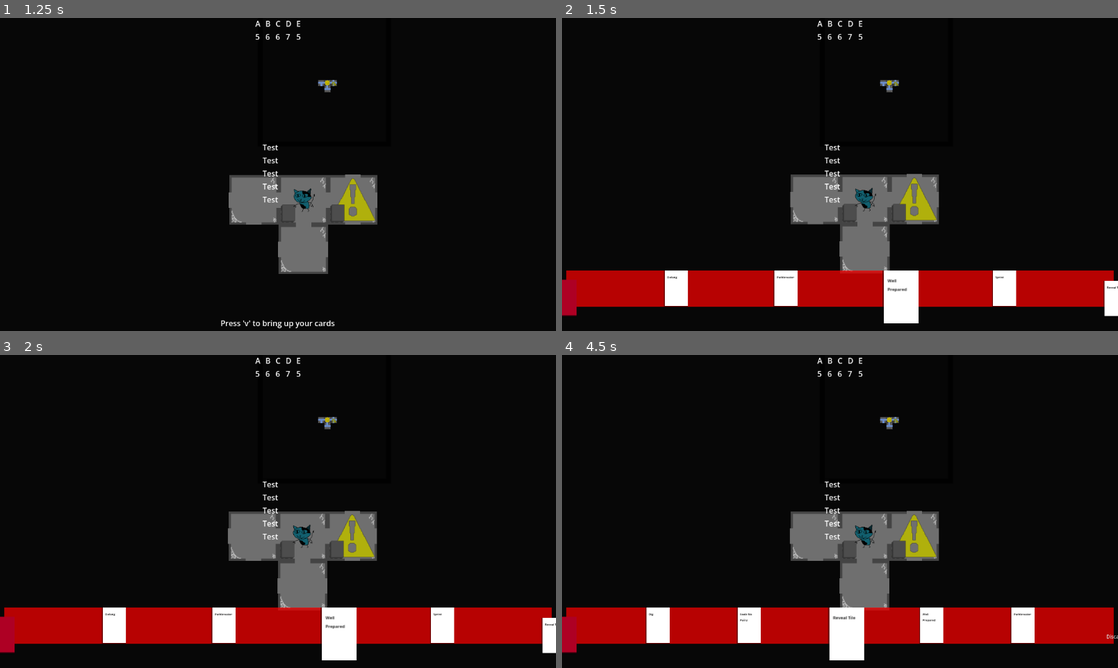
Above: before the commit, frames 1-4 (two rows, left to right).
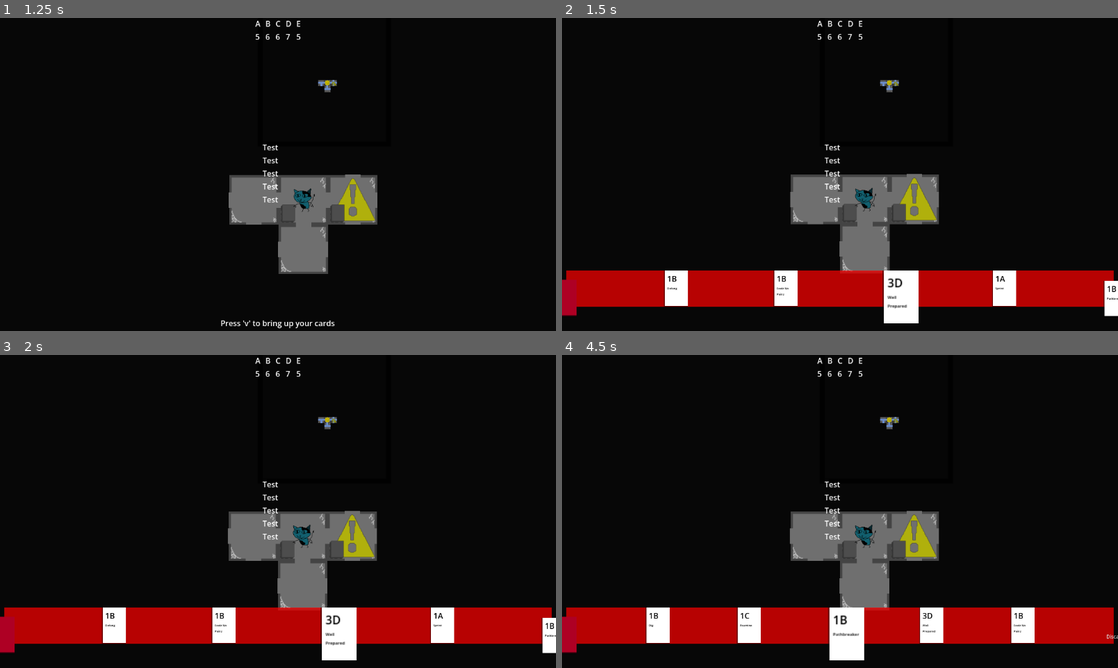
Above: after the commit, the same moments.

Repository: emrysshevek/gameganggame
Game: Godot game, scene res://scenes/GameScene.tscn
Same seed, same stepped clock (60 frames per second), same inputs: the game is played once before the commit and once after it.
Inputs (mouse positions are in pixels of both pictures, inside the frame that each line leads up to):
- Up to frame 1 (1.25 s): tap V (debug_v) at 0.5 s; move the mouse to (250, 237) at 0.52 s; hold W (debug_up) from 0.53 s (still down); tap G (discard) at 0.6 s; click (250, 237) at 0.67 s
- Up to frame 2 (1.5 s): release W (debug_up) at 1.25 s; tap V (debug_v) at 1.25 s; drag from (1006, 221) to (812, 237) at 1.27 s
- Up to frame 3 (2 s): no input
- Up to frame 4 (4.5 s): click "Draw" at 2 s; click "Discard" at 2.75 s; tap Enter (toggle_end_turn) at 3.5 s; move the mouse to (673, 464) at 3.52 s; hold A (move_left) 3.53-4.25 s; tap C (toggle_cursor) at 3.6 s; tap V (debug_v) at 4.25 s; drag from (867, 511) to (673, 464) at 4.27 s

Frame 1 is identical in both runs. In frame 2, 0.3% of the frame differs, in the area x 18-100%, y 82-93%; in frame 3, 0.3%; in frame 4, 0.3%, in the area x 15-85%, y 82-90%.

Commit message:
added card costs

Diff:
--- a/cards/cards/card_list.tres
+++ b/cards/cards/card_list.tres
@@ -3,7 +3,7 @@
 [ext_resource type="Script" uid="uid://b7kssvx2gf4j3" path="res://cards/cards/card_list.gd" id="1_p6edn"]
 [ext_resource type="PackedScene" uid="uid://b3so36e5gicv3" path="res://cards/cards/well_prepared/well_prepared_card.tscn" id="2_r4ysr"]
 [ext_resource type="PackedScene" uid="uid://cbq4dufqb8nt2" path="res://cards/cards/sprint/sprint_card.tscn" id="3_4e6cq"]
-[ext_resource type="PackedScene" uid="uid://dmdqd276wm0u5" path="res://cards/cards/reveal_tile/reveal_tile_card.tscn" id="4_5t7bn"]
+[ext_resource type="PackedScene" uid="uid://dmdqd276wm0u5" path="res://cards/cards/examine/examine_card.tscn" id="4_5t7bn"]
 [ext_resource type="PackedScene" uid="uid://6hfind75kvh2" path="res://cards/cards/defang/defang_card.tscn" id="4_jsrv2"]
 [ext_resource type="PackedScene" uid="uid://c1nfp633qvi8b" path="res://cards/cards/dig/dig_card.tscn" id="5_hu8k6"]
 [ext_resource type="PackedScene" uid="uid://bakduutvsha55" path="res://cards/cards/pathbreaker/pathbreaker_card.tscn" id="6_5t7bn"]
@@ -14,9 +14,9 @@
 cards = Dictionary[String, PackedScene]({
 "defang": ExtResource("4_jsrv2"),
 "dig": ExtResource("5_hu8k6"),
+"examine": ExtResource("4_5t7bn"),
 "feelz_no_painz": ExtResource("7_hy721"),
 "pathbreaker": ExtResource("6_5t7bn"),
-"reveal_tile": ExtResource("4_5t7bn"),
 "sprint": ExtResource("3_4e6cq"),
 "well_prepared": ExtResource("2_r4ysr")
 })
--- a/cards/cards/defang/defang_card.tscn
+++ b/cards/cards/defang/defang_card.tscn
@@ -14,5 +14,8 @@
 
 [node name="DefangCard" unique_id=693299294 instance=ExtResource("1_uq84f")]
 script = ExtResource("2_i0r6h")
+cost = Dictionary[int, int]({
+1: 1
+})
 description = "Defang"
 targets_required = SubResource("Resource_l2bpm")
--- a/cards/cards/dig/dig_card.tscn
+++ b/cards/cards/dig/dig_card.tscn
@@ -15,5 +15,8 @@
 
 [node name="DigCard" unique_id=693299294 instance=ExtResource("1_m5h04")]
 script = ExtResource("2_mjwju")
+cost = Dictionary[int, int]({
+1: 1
+})
 description = "Dig"
 targets_required = SubResource("Resource_is6xo")
--- a/cards/cards/reveal_tile/reveal_tile_card.gd
+++ b/cards/cards/examine/examine_card.gd
@@ -1,6 +1,6 @@
 extends Card
 
-## Reveal tile: Reveal a tile in range 3
+## Examine: Reveal a tile in range 3
 
 func _trigger_play_ability() -> void:
 	(targets[0] as Tile).reveal(owning_character)
--- /dev/null
+++ b/cards/cards/examine/examine_card.tscn
@@ -0,0 +1,21 @@
+[gd_scene format=3 uid="uid://dmdqd276wm0u5"]
+
+[ext_resource type="PackedScene" uid="uid://bnv5dqpc4y8xb" path="res://cards/card.tscn" id="1_lo2a8"]
+[ext_resource type="Script" uid="uid://bmgkdphxqd51b" path="res://cards/cards/examine/examine_card.gd" id="2_xmjus"]
+[ext_resource type="Script" uid="uid://c53pw6ymaxio3" path="res://cards/target_requirement.gd" id="3_6lc24"]
+
+[sub_resource type="Resource" id="Resource_vvwwd"]
+script = ExtResource("3_6lc24")
+type = 3
+min_count = 1
+max_count = 1
+min_range = 1
+max_range = 3
+
+[node name="ExamineCard" unique_id=693299294 instance=ExtResource("1_lo2a8")]
+script = ExtResource("2_xmjus")
+cost = Dictionary[int, int]({
+2: 1
+})
+description = "Examine"
+targets_required = SubResource("Resource_vvwwd")
--- a/cards/cards/feelz_no_painz/feelz_no_painz_card.tscn
+++ b/cards/cards/feelz_no_painz/feelz_no_painz_card.tscn
@@ -5,5 +5,8 @@
 
 [node name="FeelzNoPainzCard" unique_id=693299294 instance=ExtResource("1_cuevx")]
 script = ExtResource("2_vidt5")
+cost = Dictionary[int, int]({
+1: 1
+})
 description = "Feelz No Painz"
 targets_required = null
--- a/cards/cards/pathbreaker/pathbreaker_card.tscn
+++ b/cards/cards/pathbreaker/pathbreaker_card.tscn
@@ -5,5 +5,8 @@
 
 [node name="PathbreakerCard" unique_id=693299294 instance=ExtResource("1_mab87")]
 script = ExtResource("2_0vbsl")
+cost = Dictionary[int, int]({
+1: 1
+})
 description = "Pathbreaker"
 targets_required = null
--- a/cards/cards/reveal_tile/reveal_tile_card.tscn
+++ /dev/null
@@ -1,18 +0,0 @@
-[gd_scene format=3 uid="uid://dmdqd276wm0u5"]
-
-[ext_resource type="PackedScene" uid="uid://bnv5dqpc4y8xb" path="res://cards/card.tscn" id="1_wd2xg"]
-[ext_resource type="Script" uid="uid://bmgkdphxqd51b" path="res://cards/cards/reveal_tile/reveal_tile_card.gd" id="2_tedrl"]
-[ext_resource type="Script" uid="uid://c53pw6ymaxio3" path="res://cards/target_requirement.gd" id="3_w04nb"]
-
-[sub_resource type="Resource" id="Resource_vvwwd"]
-script = ExtResource("3_w04nb")
-type = 3
-min_count = 1
-max_count = 1
-min_range = 1
-max_range = 3
-
-[node name="RevealTileCard" unique_id=693299294 instance=ExtResource("1_wd2xg")]
-script = ExtResource("2_tedrl")
-description = "Reveal Tile"
-targets_required = SubResource("Resource_vvwwd")
--- a/cards/cards/sprint/sprint_card.tscn
+++ b/cards/cards/sprint/sprint_card.tscn
@@ -5,5 +5,8 @@
 
 [node name="SprintCard" unique_id=693299294 instance=ExtResource("1_2pbdu")]
 script = ExtResource("2_c7l72")
+cost = Dictionary[int, int]({
+0: 1
+})
 description = "Sprint"
 targets_required = null
--- a/cards/cards/well_prepared/well_prepared_card.tscn
+++ b/cards/cards/well_prepared/well_prepared_card.tscn
@@ -5,5 +5,8 @@
 
 [node name="WellPreparedCard" unique_id=693299294 instance=ExtResource("1_xao22")]
 script = ExtResource("2_kggf1")
+cost = Dictionary[int, int]({
+3: 3
+})
 description = "Well Prepared"
 targets_required = null
Renamed: cards/cards/reveal_tile/reveal_tile_card.gd.uid -> cards/cards/examine/examine_card.gd.uid
